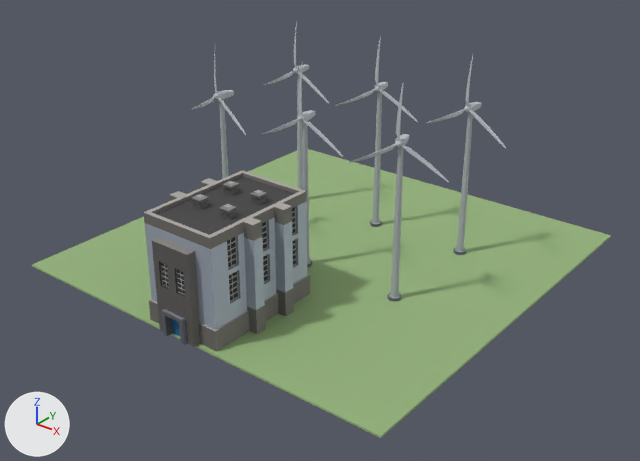
Renders of the glTF model packages/client/public/assets/models/buildings/wind-farm.glb from each side of a commit.
The view is the same before and after, from a 50 mm camera at (37.8, -48.3, 31.6) aimed at (0.9, -2.3, 3.0). Every picture has the same lights, and +X, +Y and +Z are marked at lower left. The picture after the commit comes second. Where no turn or scale is listed for an object, it has been applied to the vertices. Vertices at exactly the same position are counted once.

The older version as bpy lines, for what is in view:
```python
ob_ground = bpy.data.objects.new('Ground', me_cube)
ob_ground.location = (0.0, 0.23, 0.15)
ob_powerhouse = bpy.data.objects.new('Powerhouse', me_mesh_012)
ob_powerhouse.location = (0.0, -10.77, 0.15)
ob_windturbine_0 = bpy.data.objects.new('WindTurbine_0', me_mesh)
ob_windturbine_0.location = (-7.94, 6.11, 0.26)
ob_windturbine_1 = bpy.data.objects.new('WindTurbine_1', me_mesh_002)
ob_windturbine_1.location = (0.08, 6.13, 0.26)
ob_windturbine_1.rotation_euler = (0.0, 0.0, 0.175)  # degrees (0, 0, 10)
ob_windturbine_2 = bpy.data.objects.new('WindTurbine_2', me_mesh_004)
ob_windturbine_2.location = (8.05, 6.11, 0.26)
ob_windturbine_2.rotation_euler = (0.0, 0.0, -0.0873)  # degrees (0, 0, -5)
ob_windturbine_3 = bpy.data.objects.new('WindTurbine_3', me_mesh_006)
ob_windturbine_3.location = (-7.96, -2.89, 0.26)
ob_windturbine_4 = bpy.data.objects.new('WindTurbine_4', me_mesh_008)
ob_windturbine_4.location = (0.07, -2.88, 0.26)
ob_windturbine_5 = bpy.data.objects.new('WindTurbine_5', me_mesh_011)
ob_windturbine_5.location = (8.09, -2.87, 0.26)
```
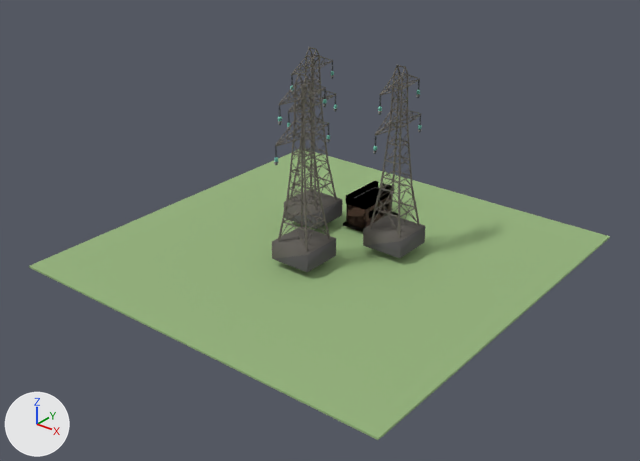
Where the change shows, as pixel boxes [x1, y1, x2, y2] in the pictures (640 x 461 px):
'Ground', moved
    before: [32, 149, 611, 438]
    after: [29, 149, 610, 440]
'Powerhouse', deleted
    before: [143, 171, 310, 352]
'WindTurbine_2', reshaped, moved, turned, recoloured
    before: [426, 55, 506, 255]
    after: [272, 73, 336, 272]
'WindTurbine_1', reshaped, moved, turned, recoloured
    before: [336, 36, 418, 227]
    after: [363, 65, 425, 258]
'WindTurbine_0', reshaped, moved, recoloured (9% narrower, 8% taller)
    before: [265, 21, 329, 189]
    after: [284, 47, 342, 229]
'WindTurbine_5', deleted
    before: [347, 83, 449, 302]
'WindFarm_Control', added
    after: [343, 181, 398, 232]
'WindTurbine_4', deleted
    before: [261, 62, 343, 267]
'WindTurbine_3', deleted
    before: [192, 54, 246, 178]
part 3 of me_mesh_004, deleted
    before: [426, 102, 482, 123]
part 4 of me_mesh_004, reshaped
    before: [454, 55, 506, 255]
    after: [272, 73, 336, 272]

The change, as a list of edits to the scene's bpy script:
```text
Change me_mesh:
    remove me_mesh.from_pydata(...)  # 730 vertices, 1308 faces; spans x -3.6..3.4, y -0.8..1.0, z -0.1..15.6
    remove me_mesh.materials.append(mat_farmatlas)  # picture img_polygonfarm_texture_01_a
    add me_mesh.from_pydata(...)  # 2040 vertices, 2602 faces; spans x -5.7..-2.3, y 0.0..6.0, z 0.6..14.6
    me_mesh part 1: 730 vertices removed from x -3.6..3.4, y -0.8..1.0, z -0.1..15.6; 2040 vertices added at x -5.7..-2.3, y 0.0..6.0, z 0.6..14.6
    add me_mesh.materials.append(mat_polygonapocalypse_texture_01_a)  # picture img_polygonapocalypse_texture_01_a
Change me_mesh_002:
    used by ob_windturbine_1; location = (0.08, 6.13, 0.26); rotation_euler = (0.0, 0.0, 0.175), in degrees (0, 0, 10)
    remove me_mesh_002.from_pydata(...)  # 730 vertices, 1308 faces; spans x -3.6..3.4, y -0.8..1.0, z -0.1..15.6
    remove me_mesh_002.materials.append(mat_farmatlas)  # picture img_polygonfarm_texture_01_a
    add me_mesh_002.from_pydata(...)  # 2040 vertices, 2602 faces; spans x 2.3..5.7, y 0.0..6.0, z 0.6..14.6
    me_mesh_002 part 2: 730 vertices removed from x -3.6..3.4, y -0.8..1.0, z -0.1..15.6; 2040 vertices added at x 2.3..5.7, y 0.0..6.0, z 0.6..14.6
    add me_mesh_002.materials.append(mat_polygonapocalypse_texture_01_a)  # picture img_polygonapocalypse_texture_01_a
Change me_mesh_004:
    used by ob_windturbine_2; location = (8.05, 6.11, 0.26); rotation_euler = (0.0, 0.0, -0.0873), in degrees (0, 0, -5)
    remove me_mesh_004.from_pydata(...)  # 730 vertices, 1308 faces; spans x -3.6..3.4, y -0.8..1.0, z -0.1..15.6
    remove me_mesh_004.materials.append(mat_farmatlas)  # picture img_polygonfarm_texture_01_a
    add me_mesh_004.from_pydata(...)  # 2040 vertices, 2602 faces; spans x -1.7..1.7, y -6.0..0.0, z 0.6..14.6
    me_mesh_004 part 3: 18 loose pieces with 320 vertices, spanning x -3.6..0.3, y -0.5..1.0, z 0.1..11.7, are deleted
    me_mesh_004 part 4: 3 vertices moved within x -0.1..0.1, y -0.5..-0.4, z 11.7..12.2; 397 vertices removed from x -0.5..3.4, y -0.8..0.5, z -0.1..15.6; 2027 vertices added at x -1.7..1.7, y -6.0..0.0, z 0.6..14.6
    add me_mesh_004.materials.append(mat_polygonapocalypse_texture_01_a)  # picture img_polygonapocalypse_texture_01_a
Change ob_windturbine_0:
    ob_windturbine_0.location: (-7.94, 6.11, 0.26) -> (0.0, 0.0, 0.15)
Change ob_windturbine_1:
    ob_windturbine_1.rotation_euler: (0.0, 0.0, 0.175) -> (0.0, 0.0, 0.0)  # degrees (0, 0, 10) -> degrees (0, 0, 0)
    ob_windturbine_1.location: (0.08, 6.13, 0.26) -> (0.0, 0.0, 0.15)
Change ob_windturbine_2:
    ob_windturbine_2.rotation_euler: (0.0, 0.0, -0.0873) -> (0.0, 0.0, 0.0)  # degrees (0, 0, -5) -> degrees (0, 0, 0)
    ob_windturbine_2.location: (8.05, 6.11, 0.26) -> (0.0, 0.0, 0.15)
Remove ob_windturbine_3:
    ob_windturbine_3 = bpy.data.objects.new('WindTurbine_3', me_mesh_006)
Remove ob_windturbine_4:
    ob_windturbine_4 = bpy.data.objects.new('WindTurbine_4', me_mesh_008)
Remove ob_windturbine_5:
    ob_windturbine_5 = bpy.data.objects.new('WindTurbine_5', me_mesh_011)
Remove ob_powerhouse:
    ob_powerhouse = bpy.data.objects.new('Powerhouse', me_mesh_012)
Change ob_ground:
    ob_ground.location: (0.0, 0.23, 0.15) -> (0.0, 0.0, 0.15)
Add ob_windfarm_control:
    ob_windfarm_control = bpy.data.objects.new('WindFarm_Control', me_sm_bld_industrial_small_01)  # 1192 vertices, 1983 faces; spans x -1.56..0.93, y 3.84..8.16, z 0.25..2.88; in mat_polygonapocalypse_texture_01_a (picture img_polygonapocalypse_texture_01_a)
    ob_windfarm_control.location = (0.0, 0.0, 0.15)
```
